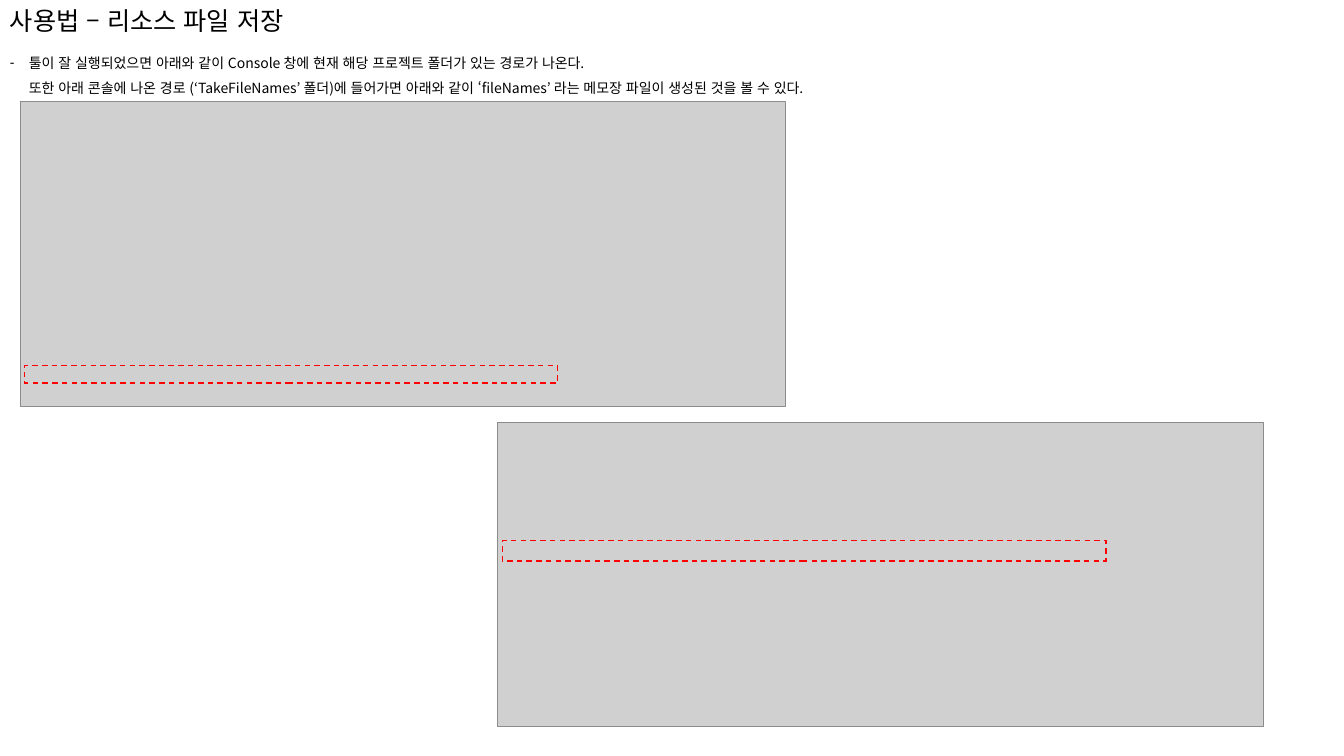
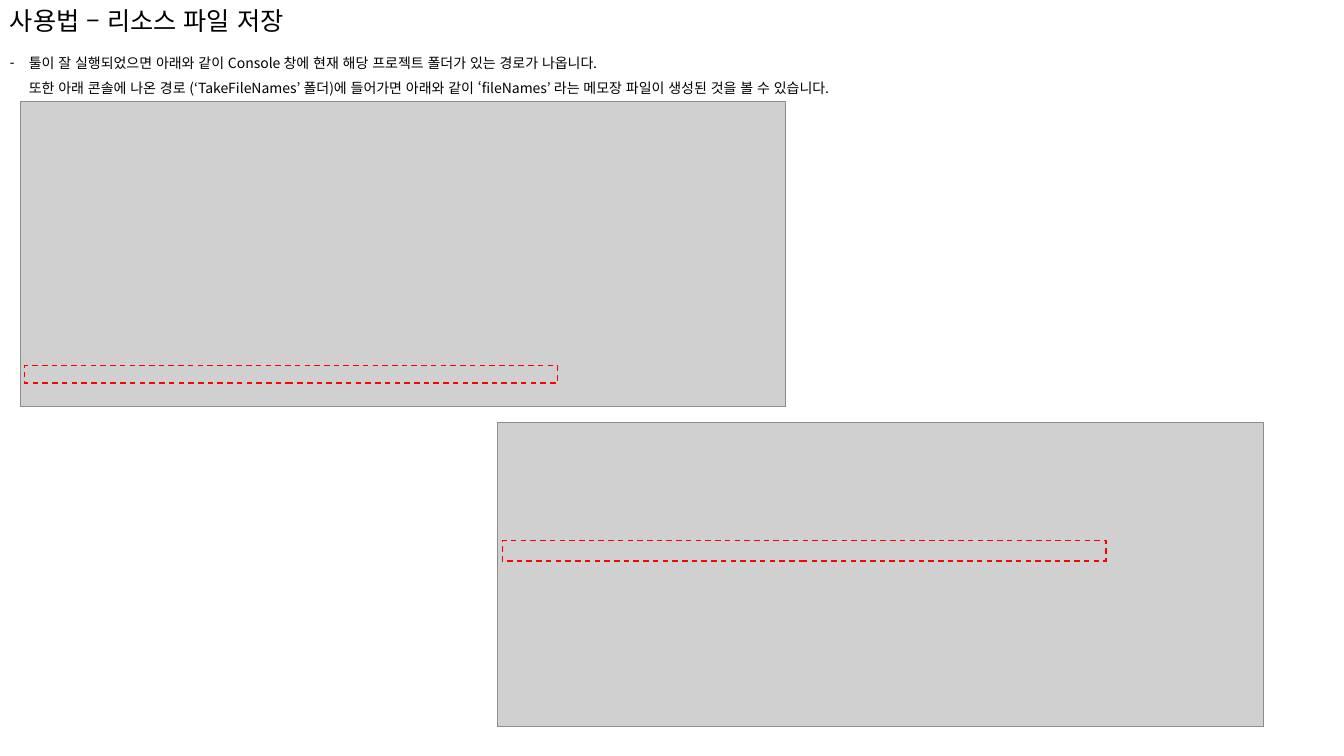
Before and after one commit to caroan/WorkList, a slide deck: slide 6 of 이력서및포트폴리오_안명선/포트폴리오/문서외포트폴리오/Java툴/파일이름가져오는툴 사용법.pptx. Drawn at 1344x756 pixels with LibreOffice and Linux fonts; fonts in the diff are those of the drawing; grey boxes stand for pictures. Boxes give left, top, right and bottom in pixels: in the first picture for what was removed or moved away, otherwise in the second. Text is boxed around its words. In the diff, an @@ line names an element or a change of style, - is before the commit and + after.

```diff
--- a/이력서및포트폴리오_안명선/포트폴리오/문서외포트폴리오/Java툴/파일이름가져오는툴 사용법.pptx
+++ b/이력서및포트폴리오_안명선/포트폴리오/문서외포트폴리오/Java툴/파일이름가져오는툴 사용법.pptx
@@ text at (x1=29, y1=56, x2=829, y2=96): text changed @@
-– 툴이 잘 실행되었으면 아래와 같이 Console 창에 현재 해당 프로젝트 폴더가 있는 경로가 나온다.
-  또한 아래 콘솔에 나온 경로 (‘TakeFileNames’ 폴더)에 들어가면 아래와 같이 ‘fileNames’ 라는 메모장 파일이 생성된 것을 볼 수 있다.
+– 툴이 잘 실행되었으면 아래와 같이 Console 창에 현재 해당 프로젝트 폴더가 있는 경로가 나옵니다.
+  또한 아래 콘솔에 나온 경로 (‘TakeFileNames’ 폴더)에 들어가면 아래와 같이 ‘fileNames’ 라는 메모장 파일이 생성된 것을 볼 수 있습니다.
```
Also in this commit, not shown: 5 other slides changed, 3 other files.
